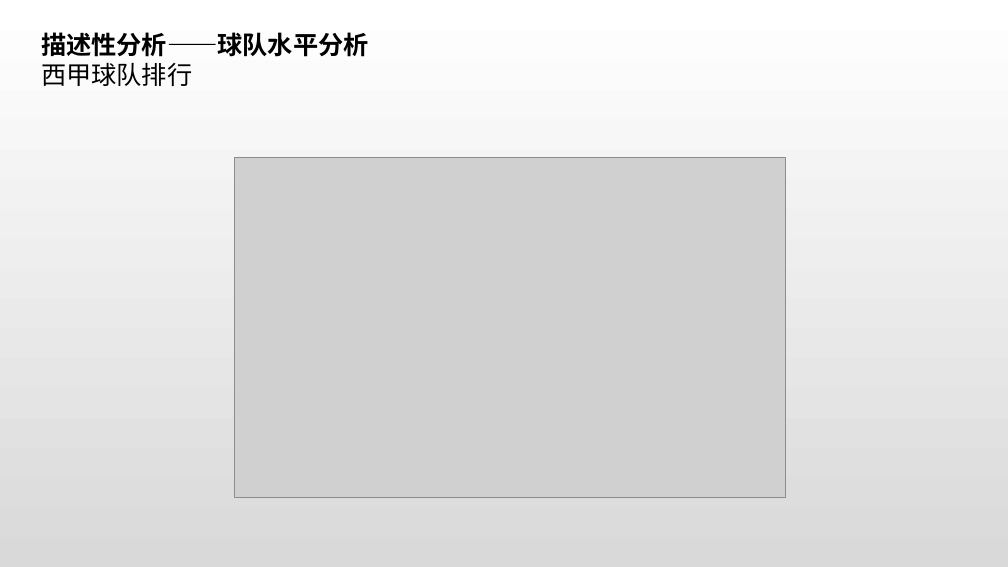
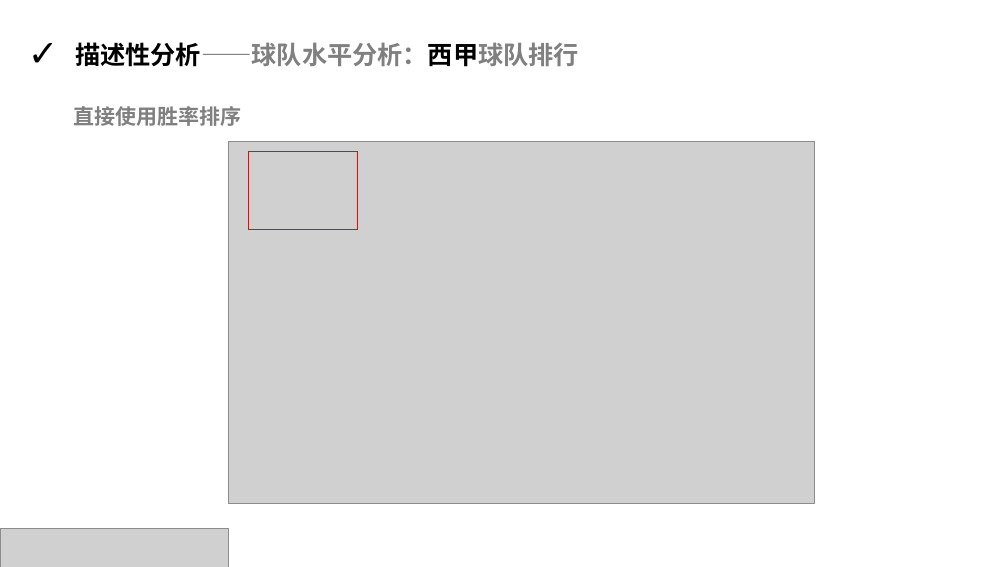
Before and after one commit to rucnyz/soccer, a slide deck: slide 19 of notebooks/欧洲足球展示.pptx (slide 18 before the commit). Drawn at 1008x567 pixels with LibreOffice and Linux fonts; fonts in the diff are those of the drawing; grey boxes stand for pictures. Boxes give left, top, right and bottom in pixels: in the first picture for what was removed or moved away, otherwise in the second. Text is boxed around its words. In the diff, an @@ line names an element or a change of style, - is before the commit and + after.

```diff
--- a/notebooks/欧洲足球展示.pptx
+++ b/notebooks/欧洲足球展示.pptx
@@ background gradient #FFFFFF to #D9D9D9 to #FFFFFF @@
@@ text at <box>75,42,579,67</box>: text changed; font Arial to Noto Sans CJK SC; text colour #000000 to #808080 @@
-描述性分析——球队水平分析
-西甲球队排行
+✓ 描述性分析——球队水平分析：西甲球队排行
@@ text added at <box>73,106,241,126</box>, 20 pt, text #808080, bold @@
+直接使用胜率排序
@@ picture: place and size @@
-picture at <box>234,157,786,498</box>
+picture at <box>228,142,814,504</box>
@@ rectangle added at <box>249,151,357,229</box>, outline #FF0000 1 pt @@
@@ picture added at <box>0,529,228,567</box> @@
```
Also in this commit, not shown: 15 other slides changed, 12 slides added, 11 slides removed, 3 other files.
